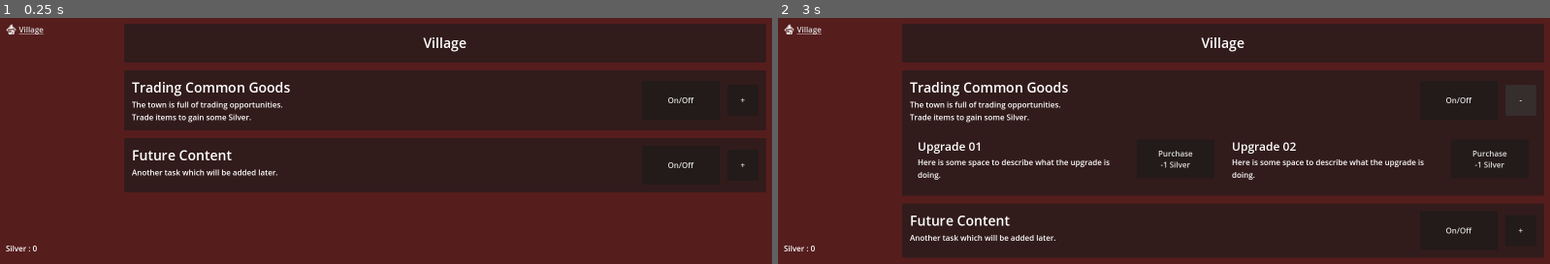
Above: before the commit, frames 1-2 (left to right).
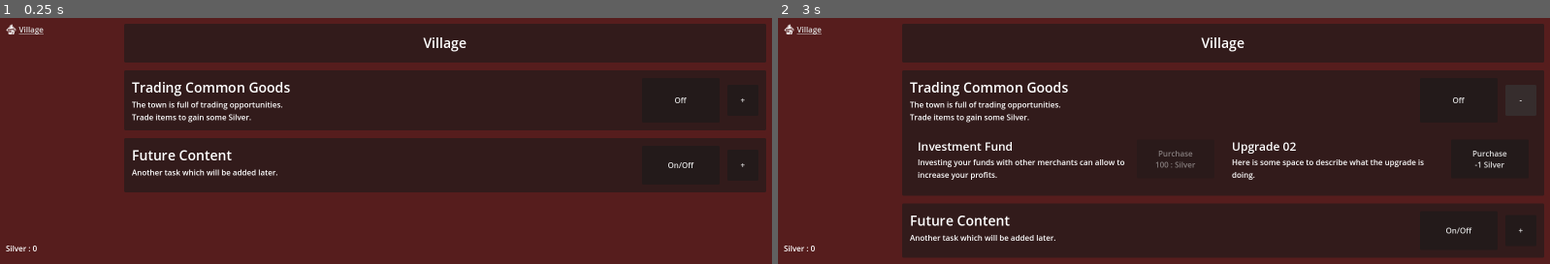
Above: after the commit, the same moments.

Repository: ZibelineDev/idle_tuto_reboot
Game: Godot game, scene res://singletons/game/game.tscn
Same seed, same stepped clock (60 frames per second), same inputs: the game is played once before the commit and once after it.
Inputs:
- Up to frame 1 (0.25 s): no input
- Up to frame 2 (3 s): click "On/Off" at 0.5 s; click "Village" (after the commit: "Off") at 1.25 s; click "Village" (after the commit: "On") at 2 s; click "+" at 2.75 s

The runs differ from the first frame. In frame 1, less than 0.1% of the frame differs, in the area x 86-90%, y 32-35%; in frame 2, 1.0%, in the area x 18-90%, y 32-66%.

Commit message:
✨ Upgrade01

Diff:
--- a/components/button_generator_toggle/generator_toggle_button.gd
+++ b/components/button_generator_toggle/generator_toggle_button.gd
@@ -1,7 +1,7 @@
 extends Button
 
-const GENERATOR_ON_TEXT : String = "Generator : On"
-const GENERATOR_OFF_TEXT : String = "Generator : Off"
+const GENERATOR_ON_TEXT : String = "On"
+const GENERATOR_OFF_TEXT : String = "Off"
 
 
 func _ready() -> void :
--- /dev/null
+++ b/scenes/views/village/silver_generator_upgrade_01.gd
@@ -0,0 +1,56 @@
+extends MarginContainer
+
+
+var _upgrade : SilverGeneratorUpgrade01
+
+@onready var _title : Label = get_node("HBoxContainer/Description/Title")
+@onready var _description : Label = get_node("HBoxContainer/Description/Description")
+@onready var _purchase_button : Button  = get_node("HBoxContainer/Button")
+
+
+func _ready() -> void :
+	_upgrade = SilverGenerator.ref.get_upgrade_01()
+	_purchase_button.pressed.connect(_on_purchas_button_pressed)
+	_upgrade.leveled_up.connect(_on_upgrade_01_leveled_up)
+	ManagerSilver.ref.silver_updated.connect(_on_silver_updated)
+	_update_title()
+	_update_description()
+	_update_button_text()
+	_update_button_availability()
+
+
+func _update_title() -> void :
+	_title.text = _upgrade.get_title()
+
+
+func _update_description() -> void :
+	_description.text = _upgrade.get_description()
+
+
+func _update_button_text() -> void :
+	if _upgrade.get_level() >= 3 :
+		_purchase_button.text = "Max Level"
+	else :
+		_purchase_button.text = "Purchase\n%s : Silver" %_upgrade.get_cost()
+
+
+func _update_button_availability() -> void :
+	if _upgrade.get_level() >= 3 :
+		_purchase_button.disabled = true
+
+	else :
+		if ManagerSilver.ref.can_spend(_upgrade.get_cost()) : _purchase_button.disabled = false
+		else : _purchase_button.disabled = true
+
+
+func _on_silver_updated() -> void :
+	_update_button_availability()
+
+
+func _on_upgrade_01_leveled_up() -> void :
+	_update_button_text()
+	_update_button_availability()
+
+
+func _on_purchas_button_pressed() -> void :
+	_upgrade.purchase_level()
--- a/scenes/views/village/village.tscn
+++ b/scenes/views/village/village.tscn
@@ -1,6 +1,8 @@
-[gd_scene load_steps=2 format=3 uid="uid://cmkdxgjy3xdrj"]
+[gd_scene load_steps=4 format=3 uid="uid://cmkdxgjy3xdrj"]
 
 [ext_resource type="Script" path="res://scenes/views/village/trading_goods.gd" id="1_btauh"]
+[ext_resource type="PackedScene" uid="uid://bv3q713yk7i2j" path="res://components/button_generator_toggle/generator_toggle_button.tscn" id="2_uhwqb"]
+[ext_resource type="Script" path="res://scenes/views/village/silver_generator_upgrade_01.gd" id="3_ls47u"]
 
 [node name="Village" type="MarginContainer"]
 anchors_preset = 15
@@ -63,12 +65,9 @@
 Trade items to gain some Silver."
 autowrap_mode = 3
 
-[node name="Toggle" type="Button" parent="VBoxContainer/TradingGoods/MarginContainer/VBoxContainer/HBoxContainer"]
-custom_minimum_size = Vector2(160, 80)
-layout_mode = 2
-size_flags_horizontal = 4
-size_flags_vertical = 4
-text = "On/Off"
+[node name="GeneratorToggleButton" parent="VBoxContainer/TradingGoods/MarginContainer/VBoxContainer/HBoxContainer" instance=ExtResource("2_uhwqb")]
+custom_minimum_size = Vector2(160, 80)
+layout_mode = 2
 
 [node name="CollapseButton" type="Button" parent="VBoxContainer/TradingGoods/MarginContainer/VBoxContainer/HBoxContainer"]
 unique_name_in_owner = true
@@ -90,6 +89,7 @@
 theme_override_constants/margin_top = 16
 theme_override_constants/margin_right = 16
 theme_override_constants/margin_bottom = 16
+script = ExtResource("3_ls47u")
 
 [node name="HBoxContainer" type="HBoxContainer" parent="VBoxContainer/TradingGoods/MarginContainer/VBoxContainer/CollapseContainer/Upgrade01"]
 layout_mode = 2
--- a/singletons/game/game.tscn
+++ b/singletons/game/game.tscn
@@ -1,7 +1,8 @@
-[gd_scene load_steps=4 format=3 uid="uid://pyn5vmg1peyl"]
+[gd_scene load_steps=5 format=3 uid="uid://pyn5vmg1peyl"]
 
 [ext_resource type="PackedScene" uid="uid://wbi4it18ciar" path="res://singletons/manager_silver/manager_silver.tscn" id="1_5jhbe"]
 [ext_resource type="PackedScene" uid="uid://cl5t3dlirbq4t" path="res://singletons/silver_generator/silver_generator.tscn" id="2_vfa15"]
+[ext_resource type="PackedScene" uid="uid://el4u35l0xltc" path="res://singletons/silver_generator/upgrade_01/upgrade_01.tscn" id="3_856jm"]
 [ext_resource type="PackedScene" uid="uid://cu26oi1spy512" path="res://scenes/user_interface/user_interface.tscn" id="3_rtepl"]
 
 [node name="Game" type="Node"]
@@ -12,4 +13,6 @@
 
 [node name="SilverGenerator" parent="Singletons" instance=ExtResource("2_vfa15")]
 
+[node name="Upgrade01" parent="Singletons/SilverGenerator" instance=ExtResource("3_856jm")]
+
 [node name="UserInterface" parent="." instance=ExtResource("3_rtepl")]
--- a/singletons/silver_generator/silver_generator.gd
+++ b/singletons/silver_generator/silver_generator.gd
@@ -13,15 +13,19 @@
 signal generator_stopped
 
 
-var _generated_silver_per_tick : int = 1
-var _tick_duration : float = 1.0
+var _base_generated_silver_per_tick : Vector2i = Vector2i(10, 25)
+var _generated_silver_per_tick : Vector2i
+var _tick_duration : float = 2.5
 
 @onready var _timer : Timer = get_node("Timer")
+@onready var _upgrade_01 : SilverGeneratorUpgrade01 = get_node("Upgrade01")
 
 
 func _ready() -> void :
 	_timer.wait_time = _tick_duration
 	_timer.timeout.connect(_on_timer_timeout)
+	_upgrade_01.leveled_up.connect(_on_upgrade_01_leveled_up)
+	_calculate_generated_silver_per_tick()
 
 
 func start() -> void :
@@ -43,11 +47,26 @@
 	else : start()
 
 
+func get_upgrade_01() -> SilverGeneratorUpgrade01 :
+	return _upgrade_01
+
+
 func _generate_silver() -> void :
-	ManagerSilver.ref.create_silver(_generated_silver_per_tick)
+	var roll : int = randi_range(_generated_silver_per_tick.x, _generated_silver_per_tick.y)
+
+	ManagerSilver.ref.create_silver(roll)
+	print("Silver Generated : %s" %roll)
 
 	generated_silver.emit()
 
 
+func _calculate_generated_silver_per_tick() -> void :
+	_generated_silver_per_tick = _base_generated_silver_per_tick + _upgrade_01.get_bonus()
+
+
 func _on_timer_timeout() -> void :
 	_generate_silver()
+
+
+func _on_upgrade_01_leveled_up() -> void :
+	_calculate_generated_silver_per_tick()
--- /dev/null
+++ b/singletons/silver_generator/upgrade_01/upgrade_01.gd
@@ -0,0 +1,51 @@
+class_name SilverGeneratorUpgrade01
+extends Node
+
+
+signal leveled_up
+
+
+var _cost : Array[int] = [100, 250, 1000]
+var _bonus : Array[Vector2i] = [
+	Vector2i(2, 5),
+	Vector2i(4, 10),
+	Vector2i(8, 20),
+]
+
+var _level : int = 0
+var _max_level : int = 3
+
+
+func get_title() -> String :
+	return "Investment Fund"
+
+
+func get_description() -> String :
+	return "Investing your funds with other merchants can allow to increase your profits."
+
+
+func get_cost() -> int :
+	if _level < 0 or _level >= _max_level : return -1
+
+	return _cost[int(_level)]
+
+
+func get_level() -> int :
+	return _level
+
+
+func get_bonus() -> Vector2i :
+	if _level <= 0 or _level > _max_level : return Vector2i(0, 0)
+
+	return _bonus[int(_level - 1)]
+
+
+func purchase_level() -> Error :
+	if _level >= _max_level : return FAILED
+
+	if ManagerSilver.ref.spend_silver(get_cost()) != OK : return FAILED
+
+	_level += 1
+	leveled_up.emit()
+
+	return OK
--- /dev/null
+++ b/singletons/silver_generator/upgrade_01/upgrade_01.tscn
@@ -0,0 +1,6 @@
+[gd_scene load_steps=2 format=3 uid="uid://el4u35l0xltc"]
+
+[ext_resource type="Script" path="res://singletons/silver_generator/upgrade_01/upgrade_01.gd" id="1_kfdqi"]
+
+[node name="Upgrade01" type="Node"]
+script = ExtResource("1_kfdqi")
